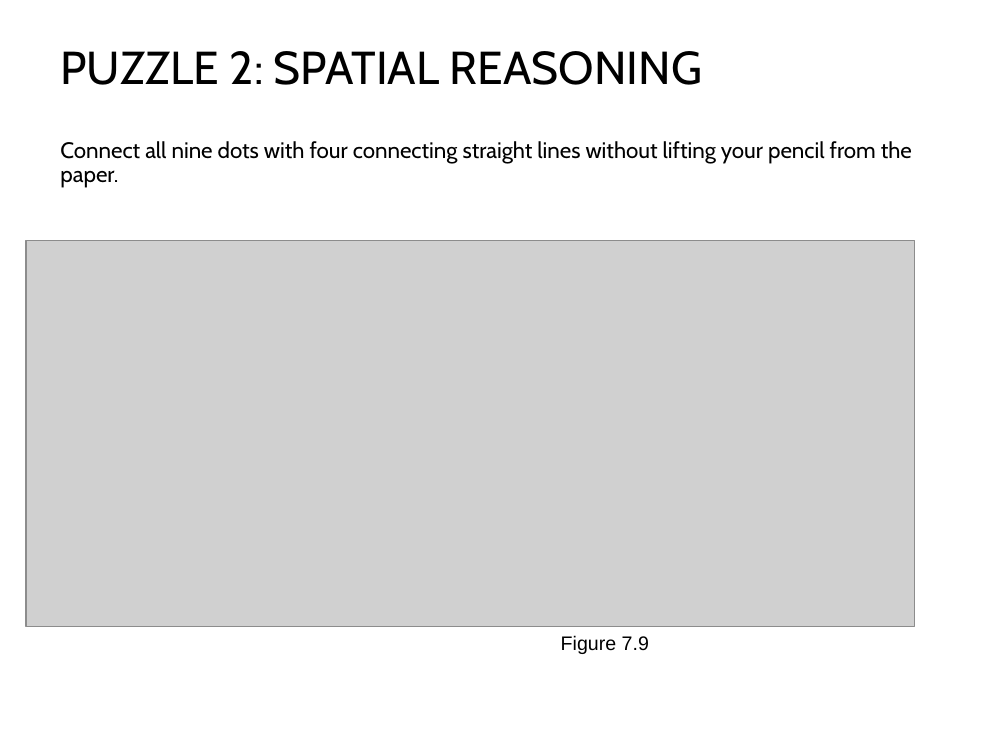
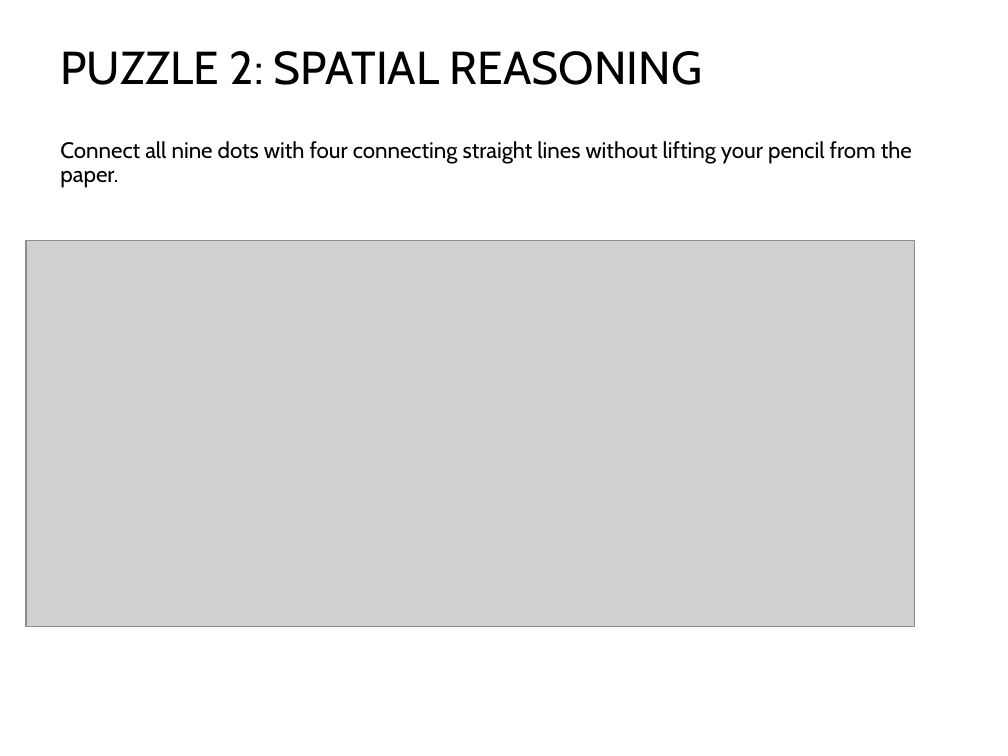
Before and after one commit to npm27/Teaching-Materials, a slide deck: slide 25 of Gen Psych II/Slides/7 Thinking and Intelligence.pptx (slide 23 before the commit). Drawn at 1008x756 pixels with LibreOffice and Linux fonts; fonts in the diff are those of the drawing; grey boxes stand for pictures. Boxes give left, top, right and bottom in pixels: in the first picture for what was removed or moved away, otherwise in the second. Text is boxed around its words. In the diff, an @@ line names an element or a change of style, - is before the commit and + after.

```diff
--- a/Gen Psych II/Slides/7 Thinking and Intelligence.pptx
+++ b/Gen Psych II/Slides/7 Thinking and Intelligence.pptx
@@ text removed at bbox=[561, 635, 649, 654] @@
-Figure 7.9
```
Also in this commit, not shown: 6 other slides changed, 2 slides added.
